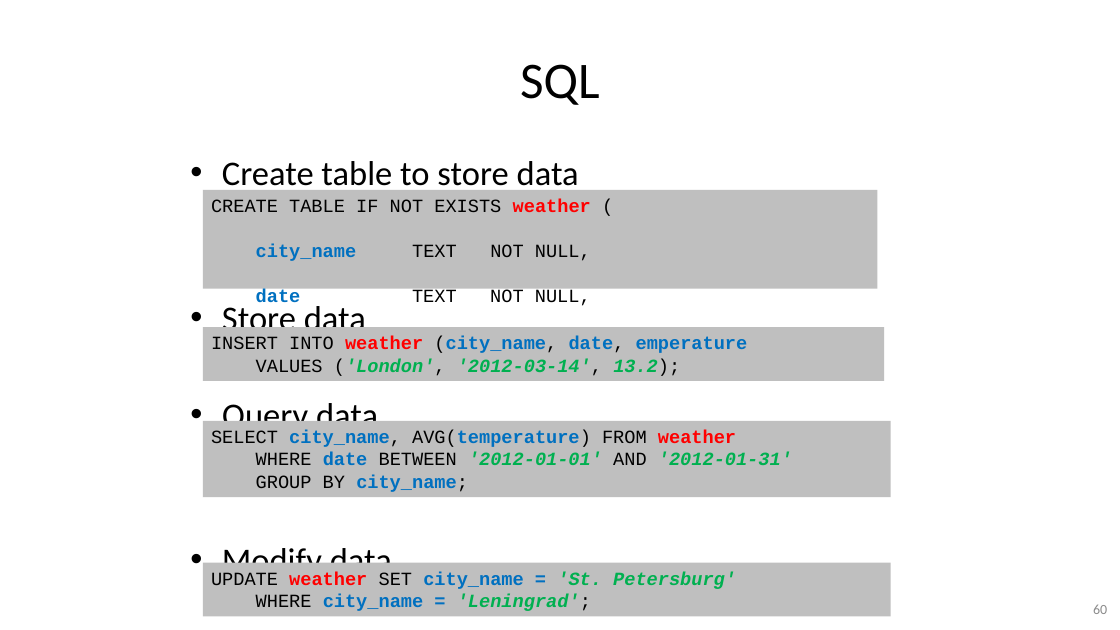
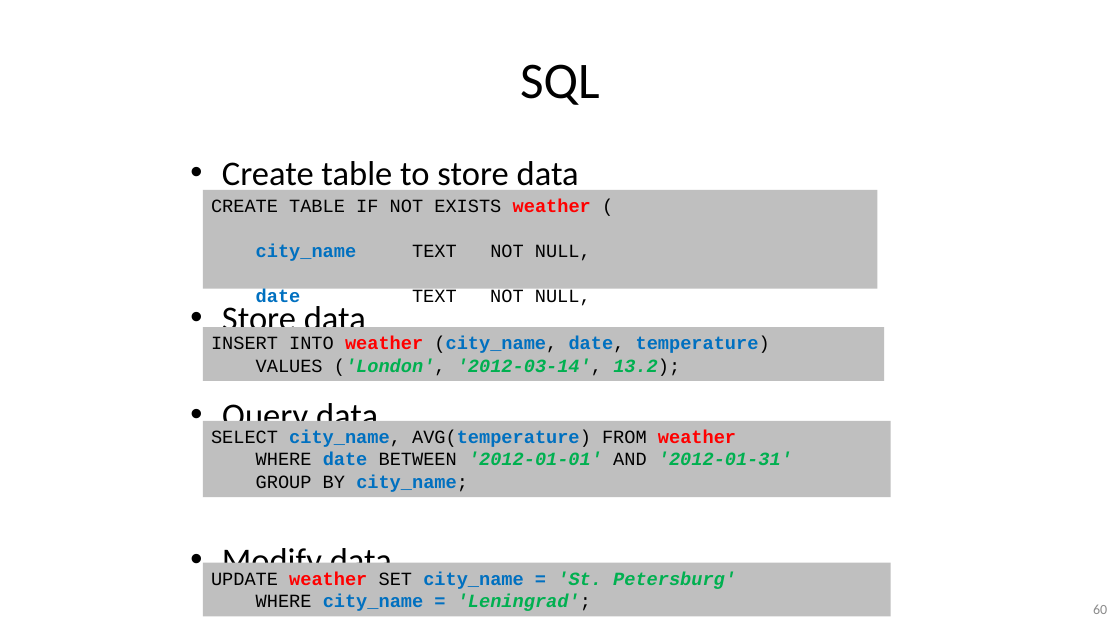
Before and after one commit to gjbex/Python-for-data-science, a slide deck: slide 60 of python_for_data_science.pptx. Drawn at 1120x630 pixels with LibreOffice and Linux fonts; fonts in the diff are those of the drawing. Boxes give left, top, right and bottom in pixels: in the first picture for what was removed or moved away, otherwise in the second. Text is boxed around its words. In the diff, an @@ line names an element or a change of style, - is before the commit and + after.

Commit message:
Fix typos, URL to RDB design

```diff
--- a/python_for_data_science.pptx
+++ b/python_for_data_science.pptx
@@ text in rectangle at <box>211,336,770,353</box>: text changed @@
-INSERT INTO weather (city_name, date, emperature
+INSERT INTO weather (city_name, date, temperature)
```
Also in this commit, not shown: 4 other slides changed.
